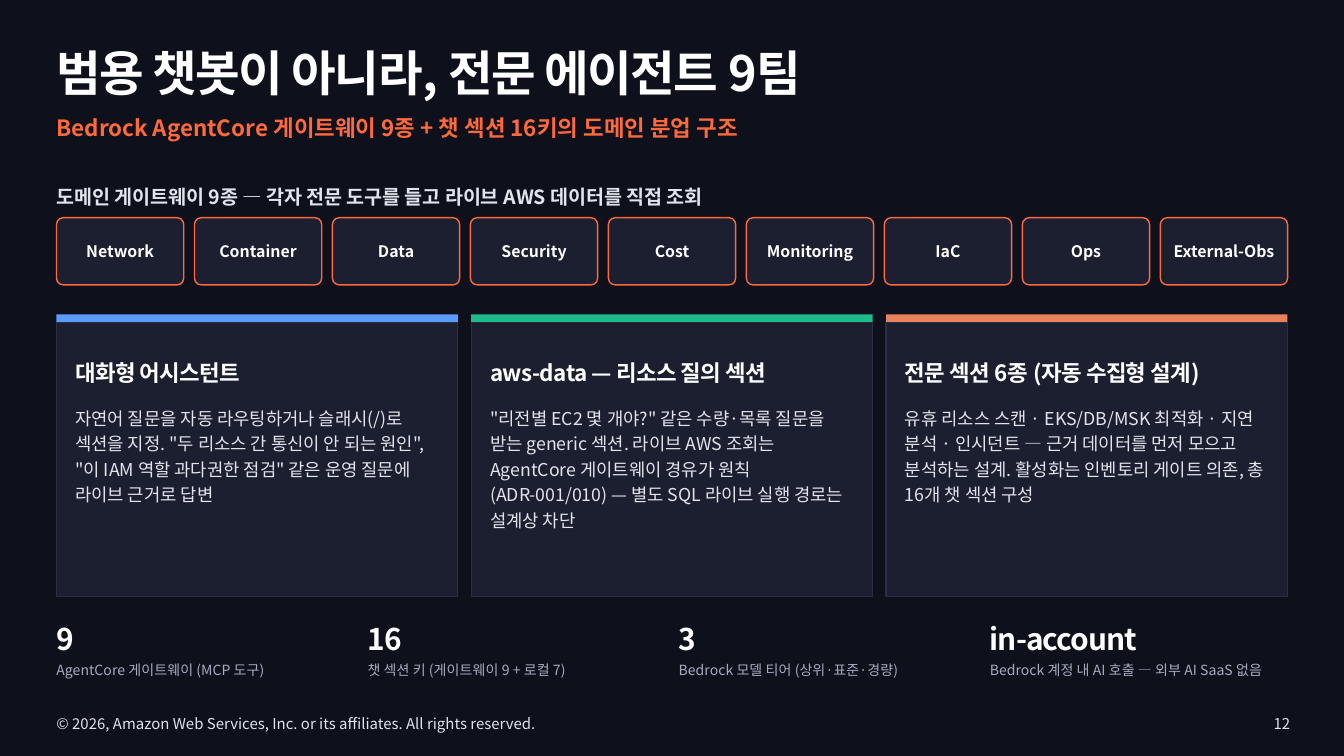
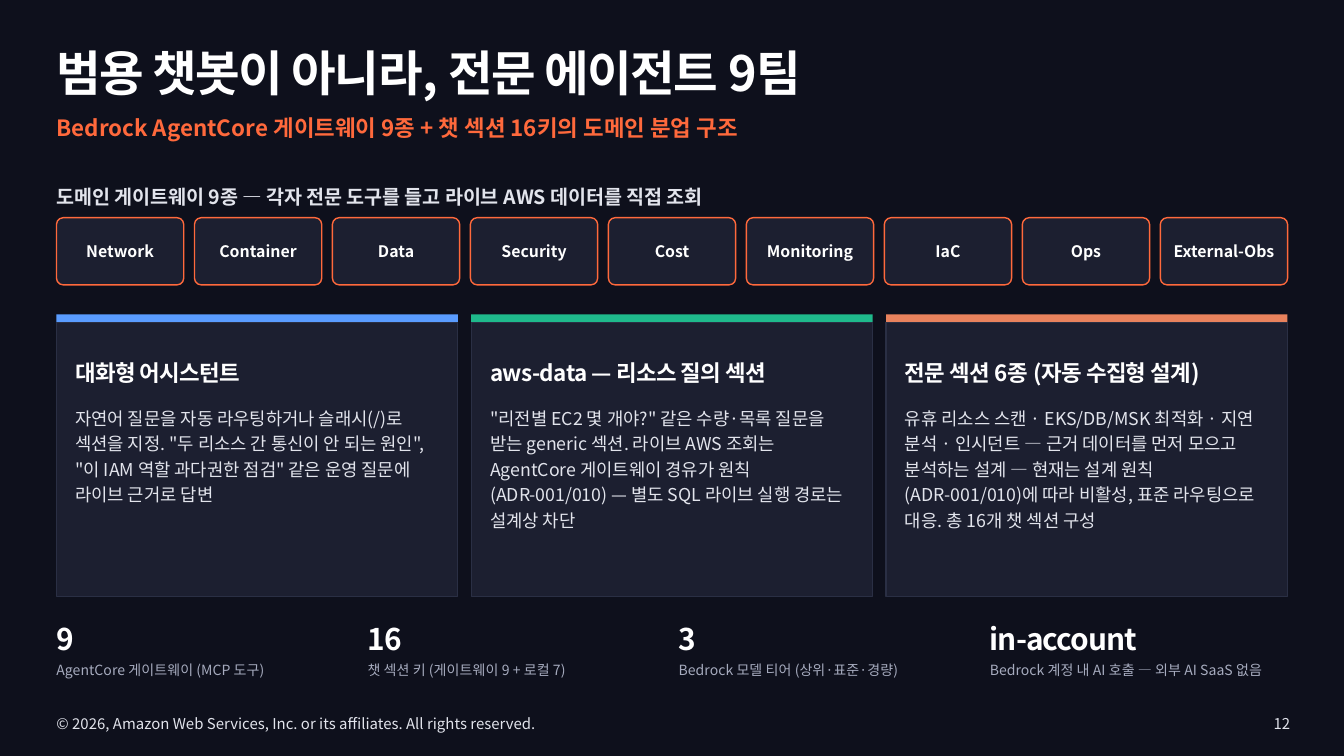
Before and after one commit to Atom-oh/awsops, a slide deck: slide 12 of docs-site/static/presentation/awsops-intro/awsops-intro.pptx. Drawn at 1344x756 pixels with LibreOffice and Linux fonts; fonts in the diff are those of the drawing. Boxes give left, top, right and bottom in pixels: in the first picture for what was removed or moved away, otherwise in the second. Text is boxed around its words. In the diff, an @@ line names an element or a change of style, - is before the commit and + after.

```diff
--- a/docs-site/static/presentation/awsops-intro/awsops-intro.pptx
+++ b/docs-site/static/presentation/awsops-intro/awsops-intro.pptx
@@ text at (905, 410, 1255, 529): text changed @@
-유휴 리소스 스캔 · EKS/DB/MSK 최적화 · 지연 분석 · 인시던트 — 근거 데이터를 먼저 모으고 분석하는 설계. 활성화는 인벤토리 게이트 의존, 총 16개 챗 섹션 구성
+유휴 리소스 스캔 · EKS/DB/MSK 최적화 · 지연 분석 · 인시던트 — 근거 데이터를 먼저 모으고 분석하는 설계 — 현재는 설계 원칙(ADR-001/010)에 따라 비활성, 표준 라우팅으로 대응. 총 16개 챗 섹션 구성
```
Also in this commit, not shown: 2 other slides changed, 3 other files.
